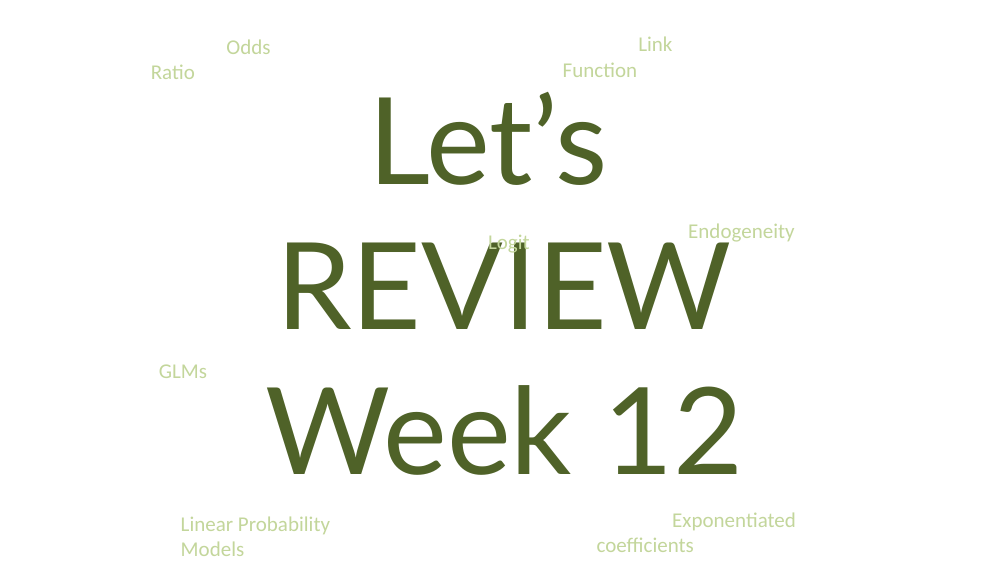
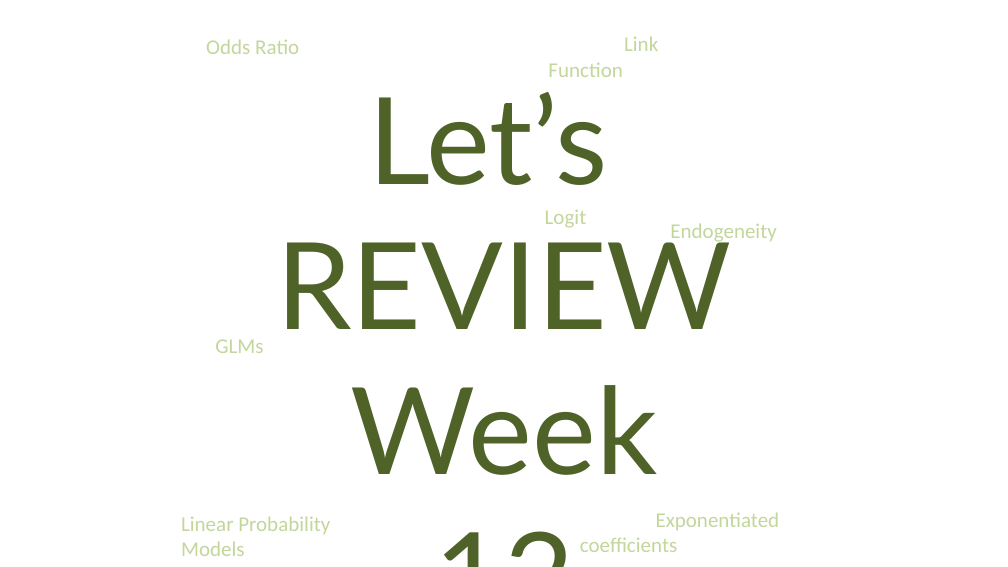
Before and after one commit to alexkcode/pa-541, a slide deck: slide 5 of PA_541_Week_13_PanelDataPart1_PooledCrossSect_STUDENT.pptx. Drawn at 1008x567 pixels with LibreOffice and Linux fonts; fonts in the diff are those of the drawing. Boxes give left, top, right and bottom in pixels: in the first picture for what was removed or moved away, otherwise in the second. Text is boxed around its words. In the diff, an @@ line names an element or a change of style, - is before the commit and + after.

```diff
--- a/PA_541_Week_13_PanelDataPart1_PooledCrossSect_STUDENT.pptx
+++ b/PA_541_Week_13_PanelDataPart1_PooledCrossSect_STUDENT.pptx
@@ text "Odds Ratio" rewrapped from [226, 39, 270, 54] to [206, 39, 299, 54] @@
@@ text "Link Function": place and size @@
-text "Link Function" at [638, 36, 672, 51]
+text "Link Function" at [624, 36, 658, 51]
@@ text "Let’s" rewrapped from [265, 92, 743, 475] to [276, 92, 731, 475] @@
@@ text "Logit": place and size @@
-text "Logit" at [488, 235, 530, 256]
+text "Logit" at [545, 210, 587, 228]
@@ text "Endogeneity": place and size @@
-text "Endogeneity" at [688, 223, 794, 245]
+text "Endogeneity" at [670, 223, 776, 245]
@@ text "GLMs": place and size @@
-text "GLMs" at [159, 364, 207, 378]
+text "GLMs" at [215, 339, 263, 353]
@@ text "Exponentiated coefficients": place and size @@
-text "Exponentiated coefficients" at [597, 512, 796, 552]
+text "Exponentiated coefficients" at [580, 512, 780, 552]
```
Also in this commit, not shown: 52 other slides changed, 2 slides added, 2 slides removed, 10 other files.
